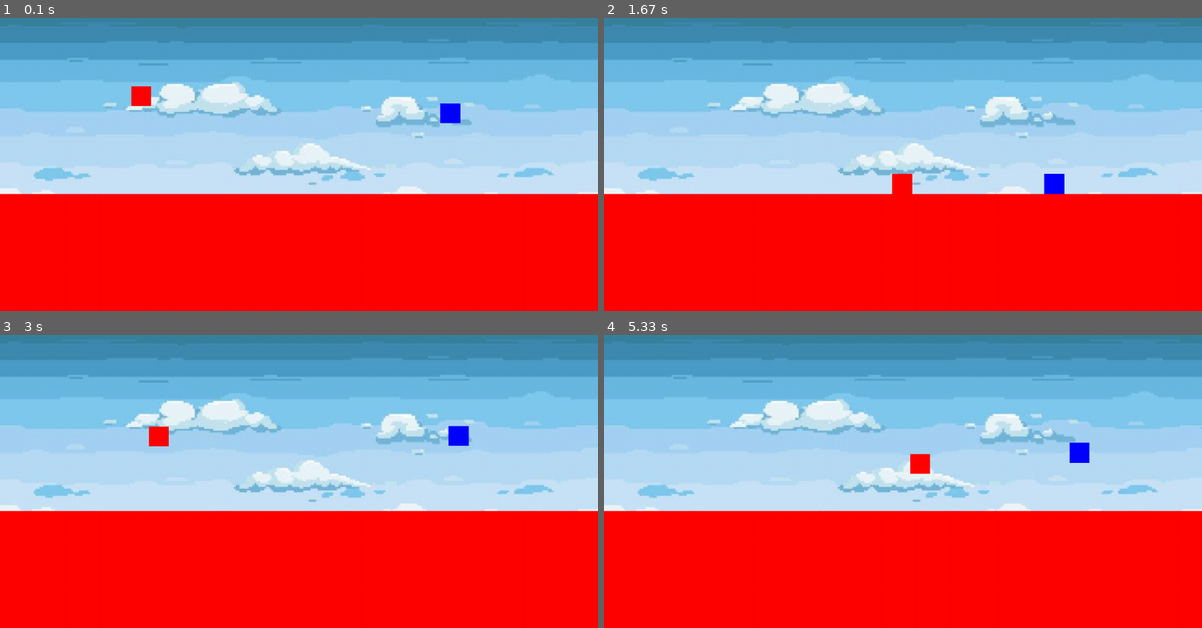
Above: before the commit, frames 1-4 (two rows, left to right).
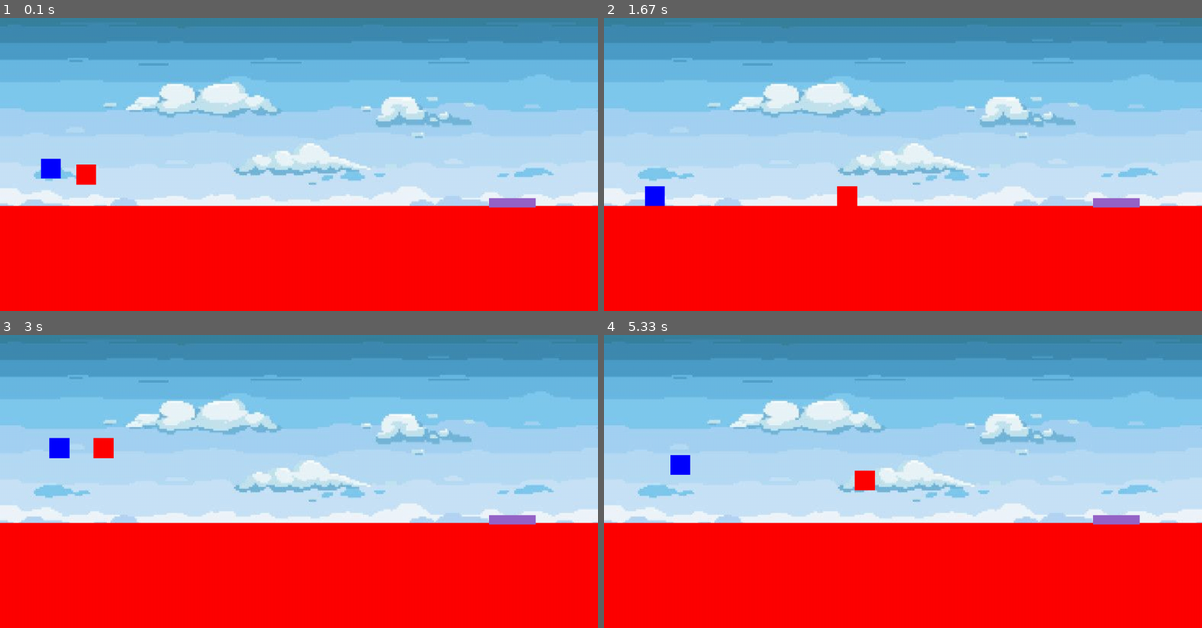
Above: after the commit, the same moments.

Repository: EvannBerthou/PygamePlatformer
Game: pygame game, started from main.py
The game is run twice, just before and just after one commit, with the same random seed, the same clock (stepped at 60 frames per second) and the same inputs.
Inputs:
- Up to frame 1 (0.1 s): no input
- Up to frame 2 (1.67 s): hold Right 0.33-0.8 s; hold Up 0.83-1.13 s; tap Space at 0.9, 1.23, 1.53 s; hold Right 1.17-1.63 s
- Up to frame 3 (3 s): hold Left 1.67-2.2 s; tap Space at 1.73, 2.03, 2.3, 2.6, 2.73 s; hold Left 2.23-2.63 s; tap D at 2.38 s; hold Up from 2.67 s (still down)
- Up to frame 4 (5.33 s): release Up at 3.03 s; hold Right 3.07-3.7 s; tap Space at 3.13, 3.43, 3.8, 4.1, 4.3, 4.6, 4.8, 5.13 s; hold Left 3.73-4.2 s; tap D at 3.88, 5.22 s; hold Right 4.23-4.7 s; hold Up 4.73-5.03 s; hold Right from 5.07 s (still down)

The runs differ from the first frame. In frame 1, 5.3% of the frame differs, in the area x 0-100%, y 23-65%; in frame 2, 4.9%; in frame 3, 5.3%, in the area x 0-100%, y 30-65%; in frame 4, 5.3%.

Commit message:
(#163) Added end goal game object

Diff:
--- /dev/null
+++ b/data/GameObjects/EndGoal.py
@@ -0,0 +1,43 @@
+import pygame
+
+class EndGoal(pygame.sprite.Sprite):
+    def __init__(self, x,y, w,h, color = (150,100,200)):
+        super().__init__()
+        size = (150,30)
+        self.org_rect = pygame.Rect(x,y,*size)
+        self.rect = self.org_rect.copy()
+        self.color = color
+        self.image = pygame.Surface(size)
+        self.image.fill(self.color)
+        self.players_on = []
+        self.collide = False
+
+    def update(self, cam = None):
+        if cam:
+            self.rect = pygame.Rect(*(cam.get_offset(self.org_rect)))
+            self.image = pygame.Surface((self.rect.w,self.rect.h))
+            self.image.fill(self.color)
+
+    def has_collision(self, player_id):
+        return self.collide
+
+    def get_properties(self):
+        return []
+
+    def outline(self, surface, camera):
+        border = (self.rect[0],self.rect[1],self.rect[2],self.rect[3])
+        color = invert_color(self.color)
+        camera.draw_rect(surface, color, border, 5)
+
+    def on_collision(self, collider):
+        if not collider in self.players_on:
+            self.players_on.append(collider)
+        if len(self.players_on) == 2:
+            print('level completed')
+
+    def on_collision_exit(self, collider):
+        self.players_on.remove(collider)
+
+    def as_string(self):
+        rect_int = [ int(self.org_rect.x), int(self.org_rect.y), int(self.org_rect.w), int(self.org_rect.h) ]
+        return 'Goal, {},{},{},{}\n'.format(*rect_int)
--- a/data/GameObjects/__init__.py
+++ b/data/GameObjects/__init__.py
@@ -1,3 +1,4 @@
+from .EndGoal import EndGoal
 from .Wall import Wall
 from .Door import Door
 from .Plate import Plate
--- a/data/utils/SaveManager.py
+++ b/data/utils/SaveManager.py
@@ -19,8 +19,9 @@
         f.write('author : BAR\n')
         f.write('map:\n')
         for obj in rects:
-            string = obj.as_string()
-            f.write(string)
+            if hasattr(obj, 'as_string'):
+                string = obj.as_string()
+                f.write(string)
         f.write('endmap\n')
     return "map saved"
 
@@ -29,7 +30,8 @@
         "Wall": Wall,
         "Door": Door,
         "Spawn": SpawnPoint,
-        "Plate": Plate
+        "Plate": Plate,
+        "Goal":  EndGoal
     }
     return objs[string]
 
@@ -61,6 +63,11 @@
         for v in args[:4]:
             pos.append(int(v))
         return Plate(*pos, (255,255,255), int(args[4]))
+    if obj == EndGoal:
+        pos = []
+        for v in args[:4]:
+            pos.append(int(v))
+        return EndGoal(*pos)
 
 def load_map(file_name = 'map'):
     print('Loading map')
--- a/editor.py
+++ b/editor.py
@@ -44,6 +44,7 @@
         self.door_button = UI.Button(2,140,100,30, "Door", (150,150,150), self.change_object, Door)
         self.spawn_button= UI.Button(2,180,100,30, "Spawn", (150,150,150), self.change_object, SpawnPoint)
         self.plate_button= UI.Button(2,220,100,30, "Plate", (150,150,150), self.change_object, Plate)
+        self.goal_button = UI.Button(2,260,100,30, "Goal", (150,150,150), self.change_object, EndGoal)
 
         self.selected_button = self.wall_button
 
@@ -51,6 +52,7 @@
         self.UIManager.add(self.door_button)
         self.UIManager.add(self.spawn_button)
         self.UIManager.add(self.plate_button)
+        self.UIManager.add(self.goal_button)
 
         self.spawn_points_count = 0
 
Not shown, changed: map
